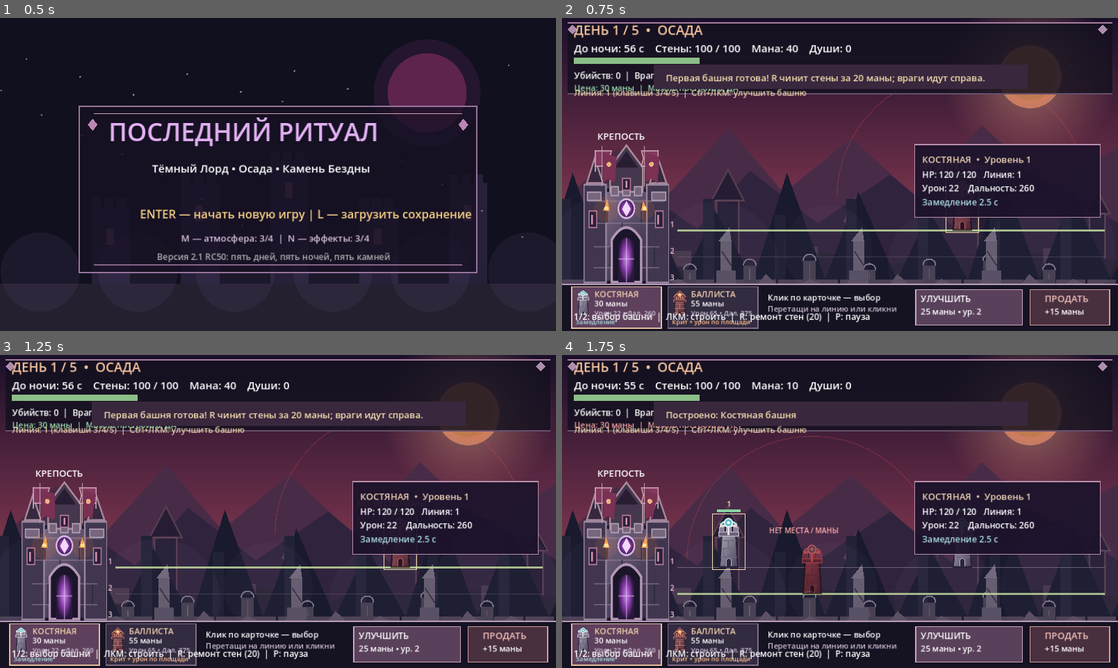
Above: before the commit, frames 1-4 (two rows, left to right).
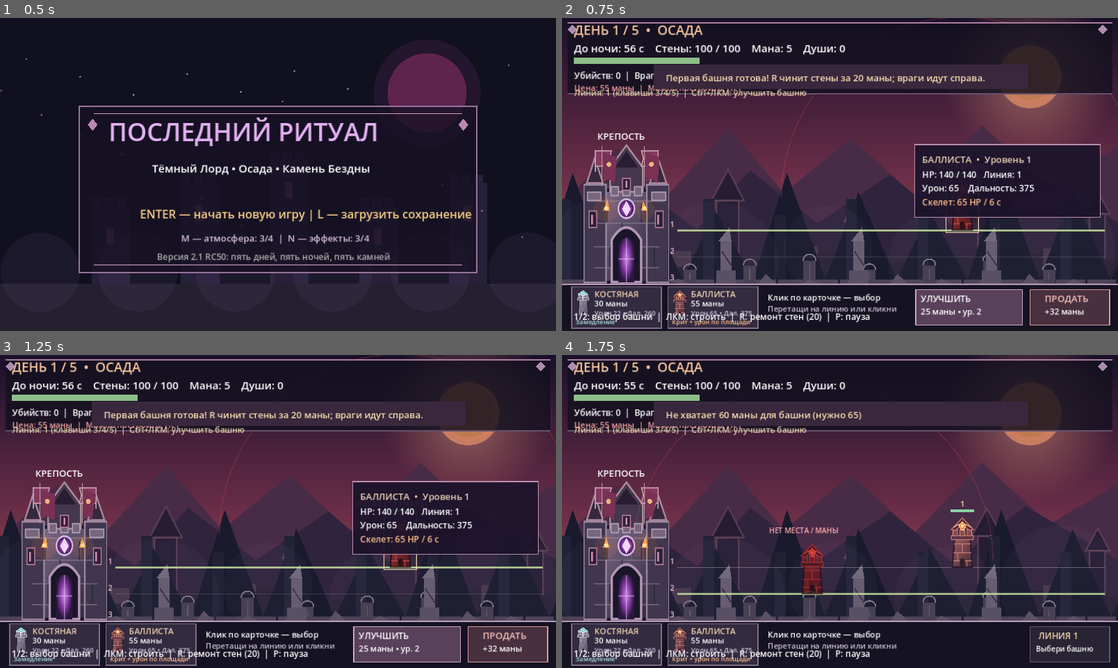
Above: after the commit, the same moments.

Repository: DoctorStrangeSH/Last-Ritual
Game: Godot game, scene res://scenes/main.tscn
Two runs of this game, one before a commit and one after it. Both use one fixed random seed, a clock stepped at 60 frames per second and the inputs below.
Inputs (mouse positions are in pixels of both pictures, inside the frame that each line leads up to):
- Up to frame 1 (0.5 s): no input
- Up to frame 2 (0.75 s): tap Enter (ui_accept) at 0.5 s; move the mouse to (962, 158) at 0.52 s; hold Right (ui_right) from 0.53 s (still down); tap 6 at 0.6 s; click (962, 158) at 0.67 s
- Up to frame 3 (1.25 s): keep holding Right (ui_right); tap Enter (ui_accept) at 0.77 s; tap L at 0.8 s
- Up to frame 4 (1.75 s): release Right (ui_right) at 1.25 s; drag from (728, 527) to (812, 574) at 1.27 s

Frame 1 is identical in both runs. In frame 2, 3.0% of the frame differs, in the area x 1-100%, y 0-100%; in frame 3, 3.0%; in frame 4, 13%, in the area x 1-99%, y 8-100%.

Commit message:
gameplay: third necromancer tower summons temporary skeleton blockers

Diff:
--- a/scripts/main.gd
+++ b/scripts/main.gd
@@ -16,6 +16,7 @@
 var enemies: Array[Dictionary] = []
 var towers: Array[Dictionary] = []
 var shots: Array[Dictionary] = []
+var skeletons: Array[Dictionary] = []
 var spawn_timer := 0.0
 var wave_count := 0
 var player := Vector2(95, FLOOR - 25)
@@ -114,6 +115,7 @@
     enemies.clear()
     towers.clear()
     shots.clear()
+    skeletons.clear()
     wave_count = 0
     spawn_timer = 1.0
     player = Vector2(95, FLOOR - 25)
@@ -210,6 +212,9 @@
             elif event.keycode == KEY_2:
                 selected_build = "fire"
                 show_notice("Выбрана адская баллиста: щёлкни мышью, чтобы построить")
+            elif event.keycode == KEY_6:
+                selected_build = "necro"
+                show_notice("Выбрана некромантская башня")
             elif event.keycode == KEY_3:
                 selected_lane = 0
                 show_notice("Линия 1: верхняя")
@@ -253,6 +258,7 @@
         repairs_today = 0
         enemies.clear()
         shots.clear()
+        skeletons.clear()
         player_hp = 100.0
         towers.clear()
         selected_tower_index = -1
@@ -265,6 +271,7 @@
         final_timer = 45.0
         enemies.clear()
         shots.clear()
+        skeletons.clear()
         spawn_timer = 0.3
         for tower in towers:
             tower["disabled"] = 0.0
@@ -342,7 +349,7 @@
             return false
         if not item["x"] is float or not is_finite(float(item["x"])) or item["x"] < 245.0 or item["x"] > 1020.0:
             return false
-        if item["type"] != "bone" and item["type"] != "fire":
+        if item["type"] != "bone" and item["type"] != "fire" and item["type"] != "necro":
             return false
         var saved_lane: int = int(item.get("lane", 1))
         var saved_level: int = int(item.get("level", 1))
@@ -405,6 +412,10 @@
                 selected_build = "fire"
                 selected_tower_index = -1
                 dragging_tower = true
+            elif mouse.x >= 420.0 and mouse.x <= 606.0:
+                selected_build = "necro"
+                selected_tower_index = -1
+                dragging_tower = true
             elif mouse.x >= 735.0 and mouse.x <= 955.0 and selected_tower_index >= 0 and selected_tower_index < towers.size():
                 var tower: Dictionary = towers[selected_tower_index]
                 upgrade_tower(float(tower["x"]), int(tower.get("lane", 1)))
@@ -463,7 +474,7 @@
     notice_timer = 2.7
 
 func tower_max_hp(tower: Dictionary) -> float:
-    return (120.0 if tower["type"] == "bone" else 165.0) + float(int(tower.get("level", 1)) - 1) * 55.0
+    return (120.0 if tower["type"] == "bone" else (165.0 if tower["type"] == "fire" else 140.0)) + float(int(tower.get("level", 1)) - 1) * 55.0
 
 func lane_for_y(y: float) -> int:
     var best_lane: int = 0
@@ -476,7 +487,7 @@
     return best_lane
 
 func tower_sell_refund(tower: Dictionary) -> int:
-    var invested: int = 30 if tower["type"] == "bone" else 55
+    var invested: int = 30 if tower["type"] == "bone" else (55 if tower["type"] == "fire" else 65)
     var level: int = int(tower.get("level", 1))
     for upgrade_step in range(1, level):
         invested += 25 * upgrade_step
@@ -488,7 +499,7 @@
         return
     var tower: Dictionary = towers[selected_tower_index]
     var refund: int = tower_sell_refund(tower)
-    var tower_name: String = "Костяная башня" if tower["type"] == "bone" else "Адская баллиста"
+    var tower_name: String = "Костяная башня" if tower["type"] == "bone" else ("Адская баллиста" if tower["type"] == "fire" else "Некромантская башня")
     burst_particles(Vector2(float(tower["x"]), FLOOR + float(LANE_OFFSETS[int(tower.get("lane", 1))]) - 55.0), Color("e3c1a0"), 8)
     towers.remove_at(selected_tower_index)
     selected_tower_index = -1
@@ -514,7 +525,7 @@
     show_notice("Нет башни для улучшения на выбранной линии")
 
 func build_tower(kind: String, mx: float, lane: int = 1) -> void:
-    var cost := 30 if kind == "bone" else 55
+    var cost := 30 if kind == "bone" else (55 if kind == "fire" else 65)
     if mx < 245 or mx > 1020:
         show_notice("Ставь башни между крепостью и врагом")
         return
@@ -526,7 +537,7 @@
             show_notice("Слишком близко: оставь между башнями не меньше 65 шагов")
             return
     mana -= cost
-    towers.append({"x": mx, "type": kind, "lane": lane, "level": 1, "hp": 120.0 if kind == "bone" else 165.0, "cooldown": 0.0})
+    towers.append({"x": mx, "type": kind, "lane": lane, "level": 1, "hp": 120.0 if kind == "bone" else (165.0 if kind == "fire" else 140.0), "cooldown": 0.0})
     selected_tower_index = towers.size() - 1
     towers_built += 1
     show_notice("Построено: " + ("Костяная башня" if kind == "bone" else "Адская баллиста"))
@@ -549,6 +560,7 @@
     phase = "night"
     selected_tower_index = -1
     towers.clear()
+    skeletons.clear()
     stone_taken = false
     player = Vector2(95, FLOOR - 25)
     vel = Vector2.ZERO
@@ -600,6 +612,8 @@
 func tower_ability_description(kind: String, level: int = 1) -> String:
     if kind == "bone":
         return "Замедление %.1f с" % (2.5 + 0.35 * float(level - 1))
+    if kind == "necro":
+        return "Скелет: %.0f HP / 6 с" % (65.0 + float(level - 1) * 30.0)
     return "Крит %.0f%% + взрыв" % ((0.18 + 0.04 * float(level - 1)) * 100.0)
 
 func apply_tower_shot(shot: Dictionary, target_index: int) -> void:
@@ -657,6 +671,12 @@
     for tower in towers:
         tower["disabled"] = maxf(0.0, float(tower.get("disabled", 0.0)) - delta)
         tower["cooldown"] -= delta
+        if tower["type"] == "necro":
+            if tower["cooldown"] <= 0.0 and tower["disabled"] <= 0.0:
+                var summon_level: int = int(tower.get("level", 1))
+                skeletons.append({"x": float(tower["x"]) + 55.0, "lane": int(tower.get("lane", 1)), "hp": 65.0 + 30.0 * float(summon_level - 1), "life": 6.0})
+                tower["cooldown"] = maxf(4.0, 7.0 - float(summon_level - 1))
+            continue
         if tower["cooldown"] <= 0.0 and tower["disabled"] <= 0.0:
             var target_x := INF
             for enemy in enemies:
@@ -678,6 +698,8 @@
         if closest_index >= 0:
             apply_tower_shot(shot, closest_index)
     shots.clear()
+    for sk in skeletons:
+        sk["life"] = float(sk["life"]) - delta
     for i in range(enemies.size() - 1, -1, -1):
         var enemy := enemies[i]
         if enemy["hp"] <= 0.0:
@@ -698,11 +720,17 @@
                     show_notice("Диверсант отключил башню на 4,5 секунды!")
                     break
         var blocked_by_tower := false
-        for tower in towers:
-            if int(tower.get("lane", 1)) == int(enemy.get("lane", 1)) and absf(float(tower["x"]) - float(enemy["x"])) < 31.0 and float(tower.get("hp", tower_max_hp(tower))) > 0.0:
-                tower["hp"] = float(tower.get("hp", tower_max_hp(tower))) - float(enemy["damage"]) * delta * 1.5
+        for sk in skeletons:
+            if int(sk["lane"]) == int(enemy.get("lane", 1)) and absf(float(sk["x"]) - float(enemy["x"])) < 35.0 and float(sk["hp"]) > 0.0:
+                sk["hp"] = float(sk["hp"]) - float(enemy["damage"]) * delta * 2.0
                 blocked_by_tower = true
                 break
+        if not blocked_by_tower:
+            for tower in towers:
+                if int(tower.get("lane", 1)) == int(enemy.get("lane", 1)) and absf(float(tower["x"]) - float(enemy["x"])) < 31.0 and float(tower.get("hp", tower_max_hp(tower))) > 0.0:
+                    tower["hp"] = float(tower.get("hp", tower_max_hp(tower))) - float(enemy["damage"]) * delta * 1.5
+                    blocked_by_tower = true
+                    break
         enemy["slow_timer"] = maxf(0.0, float(enemy.get("slow_timer", 0.0)) - delta)
         var slow_factor: float = float(enemy.get("slow_factor", 1.0)) if float(enemy.get("slow_timer", 0.0)) > 0.0 else 1.0
         if enemy["x"] > 191.0 and not blocked_by_tower:
@@ -712,6 +740,9 @@
             if enemy["hit_cd"] <= 0.0:
                 wall_hp -= enemy["damage"] * (0.75 if wall_ward_level > 0 else 1.0)
                 enemy["hit_cd"] = 1.3
+    for sk_index in range(skeletons.size() - 1, -1, -1):
+        if float(skeletons[sk_index]["life"]) <= 0.0 or float(skeletons[sk_index]["hp"]) <= 0.0:
+            skeletons.remove_at(sk_index)
     for tower_index in range(towers.size() - 1, -1, -1):
         if float(towers[tower_index].get("hp", 1.0)) <= 0.0:
             burst_particles(Vector2(float(towers[tower_index]["x"]), FLOOR - 68.0), Color("f5a47d"), 12)
